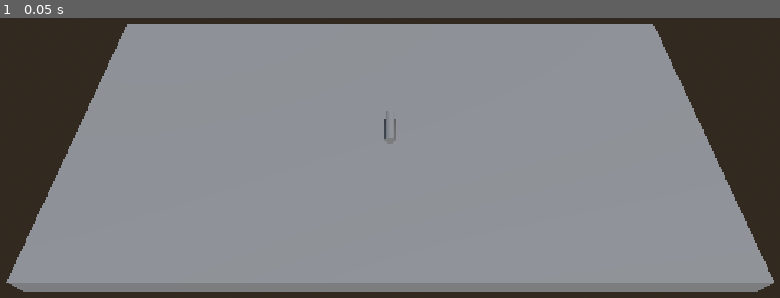
Above: before the commit, frame 1.
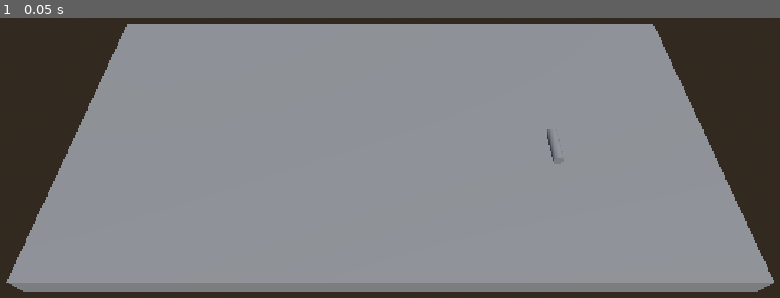
Above: after the commit, the same moment.

Repository: PortalGolem/BrackeysGameJam20262
Game: Godot game, scene res://Scenes/TableSpace.tscn
Same seed, same stepped clock (60 frames per second), same inputs: the game is played once before the commit and once after it.
Inputs:
- Up to frame 1 (0.05 s): no input

The runs differ from the first frame. In frame 1, 0.1% of the frame differs, in the area x 49-73%, y 33-53%.

Commit message:
Fixed a few things

Diff:
--- a/Objects/Cylender.tscn
+++ /dev/null
@@ -1,43 +0,0 @@
-[gd_scene format=3 uid="uid://dnvgae0oci6bj"]
-
-[ext_resource type="PackedScene" uid="uid://o7yitixrj7ix" path="res://Objects/item.tscn" id="1_icdtx"]
-[ext_resource type="Script" uid="uid://h568dl6gqtss" path="res://scripts/cylender_contents.gd" id="2_4rry0"]
-
-[sub_resource type="CylinderMesh" id="CylinderMesh_ofc5g"]
-top_radius = 0.296875
-bottom_radius = 0.296875
-height = 0.50305176
-
-[sub_resource type="BoxShape3D" id="BoxShape3D_dghc6"]
-
-[sub_resource type="BoxMesh" id="BoxMesh_d5a3w"]
-
-[sub_resource type="CylinderShape3D" id="CylinderShape3D_ao0cn"]
-height = 0.5288086
-radius = 0.10546875
-
-[node name="Cylender" unique_id=1259799028 instance=ExtResource("1_icdtx")]
-
-[node name="MeshInstance3D" type="MeshInstance3D" parent="." index="0" unique_id=472628852]
-transform = Transform3D(-0.25129807, 0, 0, 0, -4.371139e-08, -0.25129807, 0, -1, 1.09845875e-08, 0, 0, 0)
-mesh = SubResource("CylinderMesh_ofc5g")
-
-[node name="CylenderContents" type="Node" parent="." index="1" unique_id=1149569401 node_paths=PackedStringArray("contents")]
-script = ExtResource("2_4rry0")
-contents = NodePath("Item")
-
-[node name="Item" parent="CylenderContents" index="0" unique_id=1309062708 instance=ExtResource("1_icdtx")]
-process_mode = 4
-visible = false
-
-[node name="CollisionShape3D" type="CollisionShape3D" parent="CylenderContents/Item" index="0" unique_id=221478772]
-shape = SubResource("BoxShape3D_dghc6")
-
-[node name="MeshInstance3D" type="MeshInstance3D" parent="CylenderContents/Item" index="1" unique_id=2057661985]
-mesh = SubResource("BoxMesh_d5a3w")
-
-[node name="CollisionShape3D" type="CollisionShape3D" parent="." index="2" unique_id=626366706]
-transform = Transform3D(1, 0, 0, 0, 0, 1.0000001, 0, -1.0000001, 0, 0, -0.006837189, 0.0036621094)
-shape = SubResource("CylinderShape3D_ao0cn")
-
-[connection signal="inspectObject" from="." to="CylenderContents" method="_on_cylender_inspect_object"]
--- /dev/null
+++ b/Objects/cylender.tscn
@@ -0,0 +1,28 @@
+[gd_scene format=3 uid="uid://dnvgae0oci6bj"]
+
+[ext_resource type="Script" uid="uid://h568dl6gqtss" path="res://scripts/cylender_contents.gd" id="1_cgexk"]
+[ext_resource type="PackedScene" uid="uid://o7yitixrj7ix" path="res://Objects/item.tscn" id="2_u2wl8"]
+
+[sub_resource type="CylinderMesh" id="CylinderMesh_lxaw6"]
+top_radius = 0.296875
+bottom_radius = 0.296875
+height = 0.50305176
+
+[sub_resource type="CylinderShape3D" id="CylinderShape3D_oov56"]
+height = 0.5288086
+radius = 0.10546875
+
+[node name="Cylender" type="Node3D" unique_id=867891222]
+script = ExtResource("1_cgexk")
+
+[node name="Item" parent="." unique_id=1259799028 instance=ExtResource("2_u2wl8")]
+
+[node name="MeshInstance3D2" type="MeshInstance3D" parent="Item" unique_id=2040064337]
+transform = Transform3D(-0.25129807, 0, 0, 0, -4.371139e-08, -0.25129807, 0, -1, 1.09845875e-08, 0, 0, 0)
+mesh = SubResource("CylinderMesh_lxaw6")
+
+[node name="CollisionShape3D" type="CollisionShape3D" parent="Item" unique_id=695129206]
+transform = Transform3D(1, 0, 0, 0, 0, 1.0000001, 0, -1.0000001, 0, 0, -0.006837189, 0.0036621094)
+shape = SubResource("CylinderShape3D_oov56")
+
+[connection signal="inspectObject" from="Item" to="." method="_on_cylender_inspect_object"]
--- a/Scenes/TableSpace.tscn
+++ b/Scenes/TableSpace.tscn
@@ -1,8 +1,9 @@
 [gd_scene format=3 uid="uid://cvlrfj50brt4"]
 
-[ext_resource type="PackedScene" uid="uid://dnvgae0oci6bj" path="res://Objects/Cylender.tscn" id="2_67p7y"]
 [ext_resource type="PackedScene" uid="uid://to5ej5dtb3bl" path="res://Objects/dropable.tscn" id="2_hwbjd"]
 [ext_resource type="Script" uid="uid://b1xi74kv7vjul" path="res://scripts/ventricle.gd" id="2_ywnsu"]
+[ext_resource type="PackedScene" uid="uid://dnvgae0oci6bj" path="res://Objects/cylender.tscn" id="4_6wss6"]
+[ext_resource type="Script" uid="uid://bkpwr1btmhdbm" path="res://Scenes/cylender_spawner.gd" id="4_ywnsu"]
 
 [sub_resource type="BoxMesh" id="BoxMesh_37okk"]
 size = Vector3(9.214111, 0.34521484, 4.4733887)
@@ -43,9 +44,6 @@
 [node name="DirectionalLight3D" type="DirectionalLight3D" parent="." unique_id=1747452872]
 transform = Transform3D(-0.9396926, 0.27061445, 0.20915462, 0, -0.6115271, 0.7912235, 0.3420202, 0.7435069, 0.5746475, 0, 0, 0)
 
-[node name="Item" parent="." unique_id=1259799028 instance=ExtResource("2_67p7y")]
-transform = Transform3D(1, 0, 0, 0, 1, 0, 0, 0, 1, 0, 0.21662986, 0)
-
 [node name="Ventricle" type="Node3D" parent="." unique_id=229432518]
 transform = Transform3D(1, 0, 0, 0, 1, 0, 0, 0, 1, -3.7400234, 1.5263139, -2.2215178)
 script = ExtResource("2_ywnsu")
@@ -56,6 +54,19 @@
 [node name="CollisionShape3D" type="CollisionShape3D" parent="Ventricle/Dropable" unique_id=1989848570]
 shape = SubResource("BoxShape3D_37okk")
 
+[node name="CylenderSpawner" type="Node3D" parent="." unique_id=969594893]
+transform = Transform3D(1, 0, 0, 0, 1, 0, 0, 0, 1, 3.9066467, 1.8004051, -1.637929)
+script = ExtResource("4_ywnsu")
+
+[node name="Timer" type="Timer" parent="CylenderSpawner" unique_id=1855129281]
+autostart = true
+
+[node name="Cylender" parent="." unique_id=867891222 instance=ExtResource("4_6wss6")]
+transform = Transform3D(1, 0, 0, 0, 1, 0, 0, 0, 1, 2.3403966, 0.22664416, 0.34653616)
+
+[node name="CylenderContents" type="Node" parent="Cylender" unique_id=77979233]
+
 [connection signal="body_entered" from="Ventricle/Dropable" to="Ventricle/Dropable" method="_on_area_3d_body_entered"]
 [connection signal="body_exited" from="Ventricle/Dropable" to="Ventricle/Dropable" method="_on_area_3d_body_exited"]
 [connection signal="trigger_dropped_function" from="Ventricle/Dropable" to="Ventricle" method="_on_dropable_trigger_dropped_function"]
+[connection signal="timeout" from="CylenderSpawner/Timer" to="CylenderSpawner" method="_on_timer_timeout"]
--- /dev/null
+++ b/Scenes/cylender_spawner.gd
@@ -0,0 +1,12 @@
+extends Node3D
+
+var noteQueue = []
+
+func printNote(noteText, noteColor):
+	noteQueue.append({"Text" = noteText, "Color" = noteColor})
+
+
+func _on_timer_timeout() -> void:
+	if noteQueue.size() > 0:
+
+		noteQueue.remove_at(0)
--- a/scripts/cylender_contents.gd
+++ b/scripts/cylender_contents.gd
@@ -7,7 +7,8 @@
 
 func _on_cylender_inspect_object() -> void:
 	if hasContents:
+		hasContents = false
 		contents.process_mode = Node.PROCESS_MODE_INHERIT
 		contents.visible = true
-		contents.reparent($"..".get_parent(), true)
-		contents.position = $"..".position
+		contents.position = $Item.position + notePositionOffset
+		contents.reparent(get_parent(), true)
Not shown, added: Scenes/cylender_spawner.gd.uid
